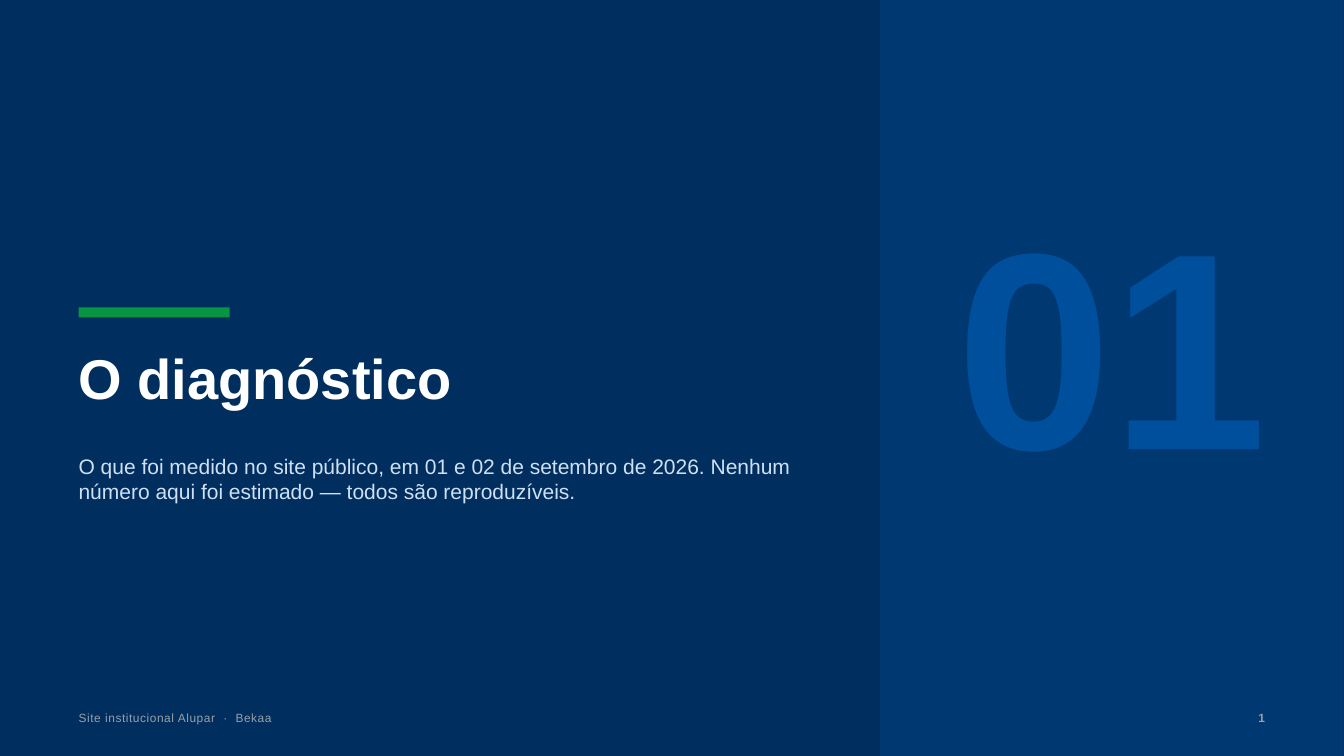
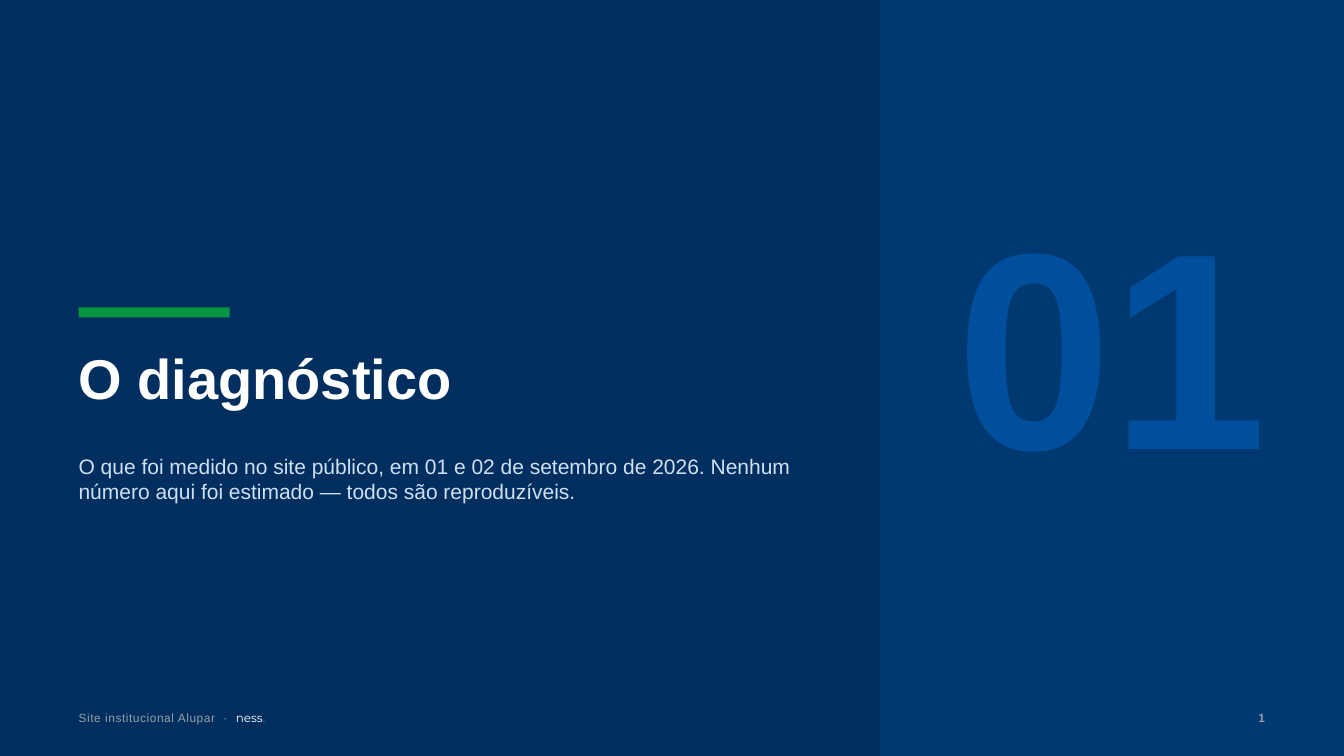
Before and after one commit to nessenergy/sitealupar, a slide deck: slide 2 of apresentacao/apresentacao-alupar.pptx. Drawn at 1344x756 pixels with LibreOffice and Linux fonts; fonts in the diff are those of the drawing. Boxes give left, top, right and bottom in pixels: in the first picture for what was removed or moved away, otherwise in the second. Text is boxed around its words. In the diff, an @@ line names an element or a change of style, - is before the commit and + after.

Commit message:
docs: proposta em mensalidade, só o institucional, em nome da ness.
A Alupar não tem verba de projeto e já paga R$ 1.500/mês à MZ só pelo
institucional. A proposta passa a ser essa mesma mensalidade, sem
entrada, por 48 meses, com a implantação amortizada dentro dela (D15).

- Apresentação: saem o slide de equipe, os nomes nas responsabilidades e
  as horas por frente; a parte de proposta vira resumo, cobertura,
  comparação com hoje e condições. A autoria passa a ser só da ness.
- rs, pdi e ma ficam fora: seguem hospedados pela ness. e entram depois
  por acréscimo na mensalidade.
- Dossiê, decisões e pendências atualizados: o valor da MZ sai da lista
  de pendências e entra o aviso prévio do contrato.

```diff
--- a/apresentacao/apresentacao-alupar.pptx
+++ b/apresentacao/apresentacao-alupar.pptx
@@ text at box(79, 713, 265, 725): text changed @@
-Site institucional Alupar · Bekaa
+Site institucional Alupar · ness.
```
Also in this commit, not shown: 20 other slides changed, 1 slide added, 5 slides removed, 9 other files.
